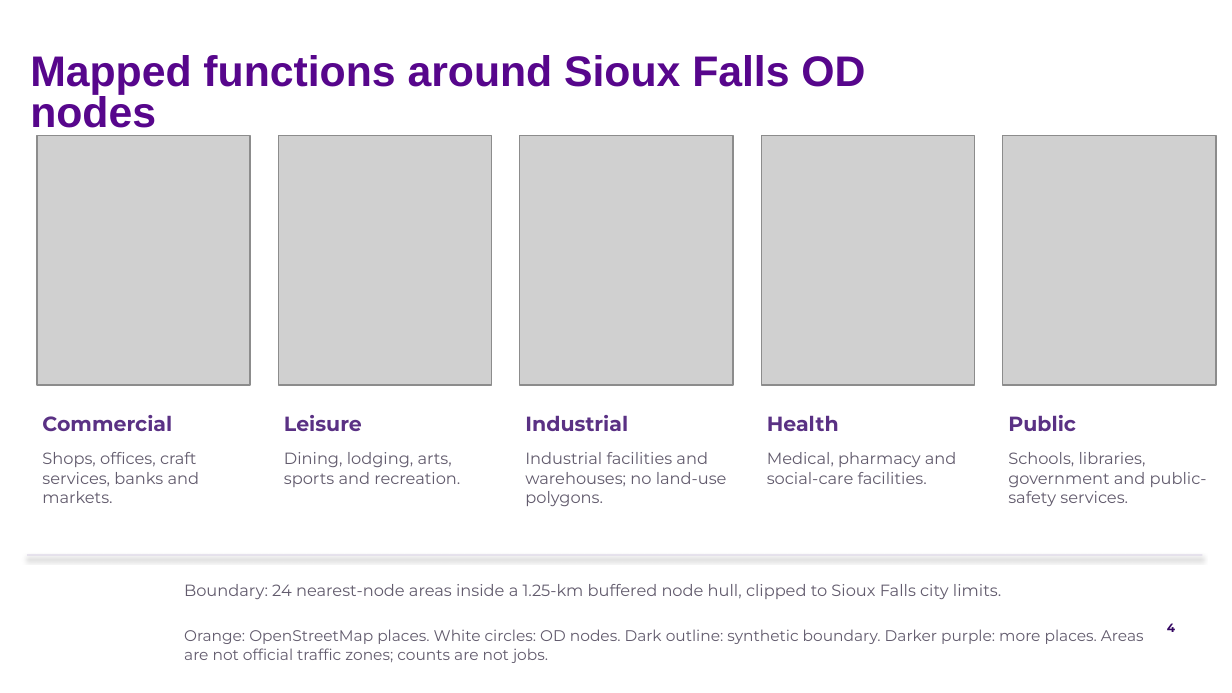
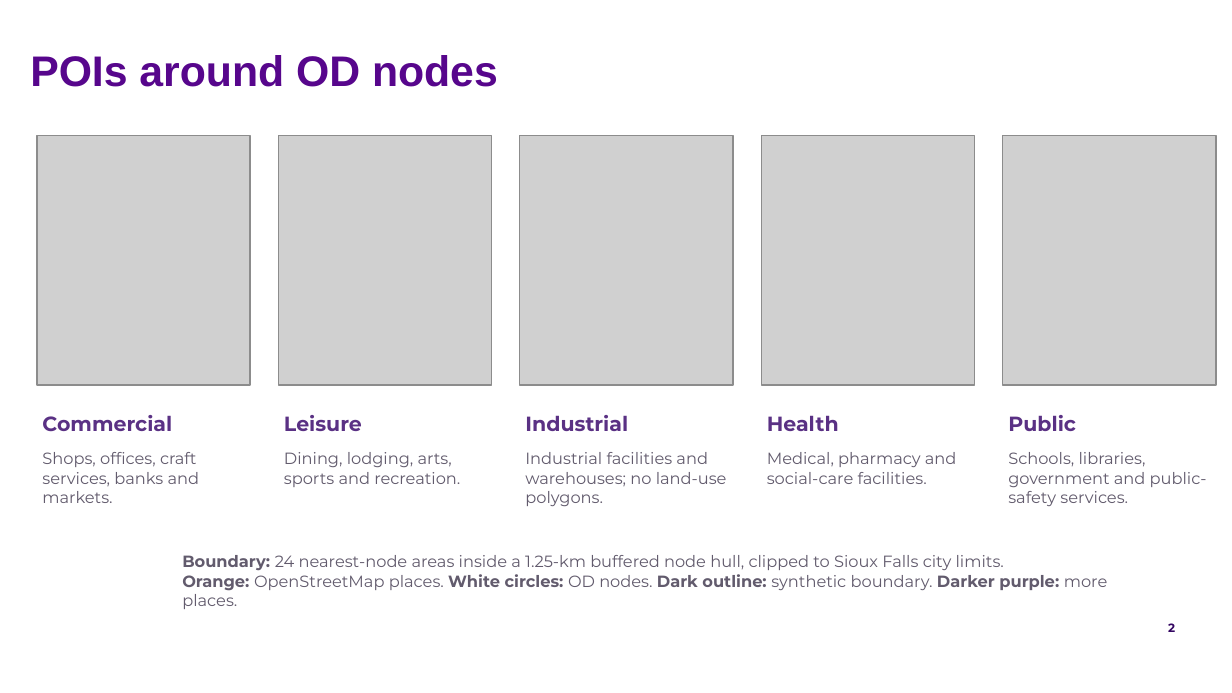
Before and after one commit to pppxiyu/RoadRestoration, a slide deck: slide 2 of doc/slides/weekly_meeting_20261014.pptx (slide 4 before the commit). Drawn at 1232x693 pixels with LibreOffice and Linux fonts; fonts in the diff are those of the drawing; grey boxes stand for pictures; background and template pictures are left out. Boxes give left, top, right and bottom in pixels: in the first picture for what was removed or moved away, otherwise in the second. Text is boxed around its words. In the diff, an @@ line names an element or a change of style, - is before the commit and + after.

```diff
--- a/doc/slides/weekly_meeting_20261014.pptx
+++ b/doc/slides/weekly_meeting_20261014.pptx
@@ title at [30, 55, 498, 87]: text changed @@
-Mapped functions around Sioux Falls OD nodes
+POIs around OD nodes
@@ rectangle removed at [27, 554, 1202, 556] @@
@@ text "Boundary: 24 nearest-node areas inside ...": place and size @@
-text "Boundary: 24 nearest-node areas inside ..." at [184, 584, 1001, 599]
+text "Boundary: 24 nearest-node areas inside ..." at [182, 555, 1107, 609]
@@ text at [182, 555, 1004, 570]: bold on in "Boundary:" @@
@@ text at [182, 574, 1107, 609]: paragraph added @@
+Orange: OpenStreetMap places. White circles: OD nodes. Dark outline: synthetic boundary. Darker purple: more places.
@@ text removed at [184, 629, 1144, 663] @@
-Orange: OpenStreetMap places. White circles: OD nodes. Dark outline: synthetic boundary. Darker purple: more places. Areas are not official traffic zones; counts are not jobs.
@@ page number at [1168, 623, 1175, 632]: text changed @@
-4
+2
```
Also in this commit, not shown: 3 slides added, 3 slides removed, 39 other files.
